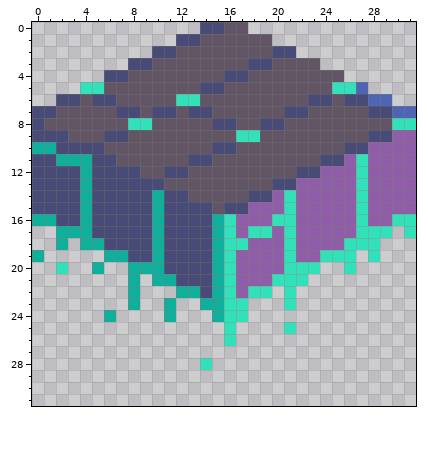
Edited in one commit: pixel-art file (Assets/Art/Stone/S_Wall_Stone_Dream_Floating.aseprite). Above: the version before the commit.
32x32 pixels, 1 frame.
And afterwards:
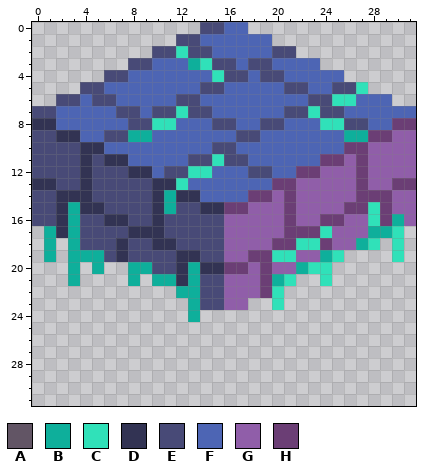
Palette (. is transparent): A #625565  B #0eaf9b  C #30e1b9  D #323353  E #484a77  F #4d65b4  G #905ea9  H #6b3e75
The exact change:
layer "Block" now hidden
layer "Block Copy" now shown
layer "Layer 1" added
Changed rows in their new state; - is an unchanged pixel.
first column x 0:
 0 ----------------FF--------------
 1 --------------FFFFFF------------
 2 ------------CEEFFFFF------------
 3 ----------FFFBCEEF--FFFF--------
 4 --------FFFFFFFC--FEEFFFFF------
 5 ----EEFFFFFFFF--FFFFFEEFFEEC----
 6 ----F--FFFFFEEFFFFFFFFF--CCF----
 7 --FFFFF--F--C--FFFFFF--CEEFFFF--
 8 DDFFFFFFEECCFFF--FF--FFFCCEEFFHH
 9 --DDFF--BBFFFFFFFEEFFFFFFFBBHH--
10 EE--DDFFFFFFFFF--FFFFFFFFFHH----
11 --EED-DDFFFFF--CEEFFFFFFHH-H----
12 ----D---DDF--CCFFFEEFFHH---H----
13 DD--D-----DDCFFFFFFFHH-----H--HH
14 --DDD-----DBDDFFFFHH-H-----HHH--
15 --DBDD----DB--DDHH---H----HHCH--
16 EEDBE-DD--D----EG---GH--HH-GCHBG
17 -BD-E---DDD----EG-GG-HHHC--GBBC.
18 -B.BEE-D--DD---EGG--HHCCH-GB--C-
19 .B-BBBED--E-DD-EG-HHC---B-.-.-C-
20 --.B------E-DBDDHH-H-GB-C-.-----
21 ---B--------DB-EG--HB-.-C-------
22 --------.------EG-GHC.----------
23 --------.--.-BEEGG--C.----------
24 ------.----.-B-...--------------
25 ----------------.----.----------
26 ----------------.---------------
28 --------------.-----------------
